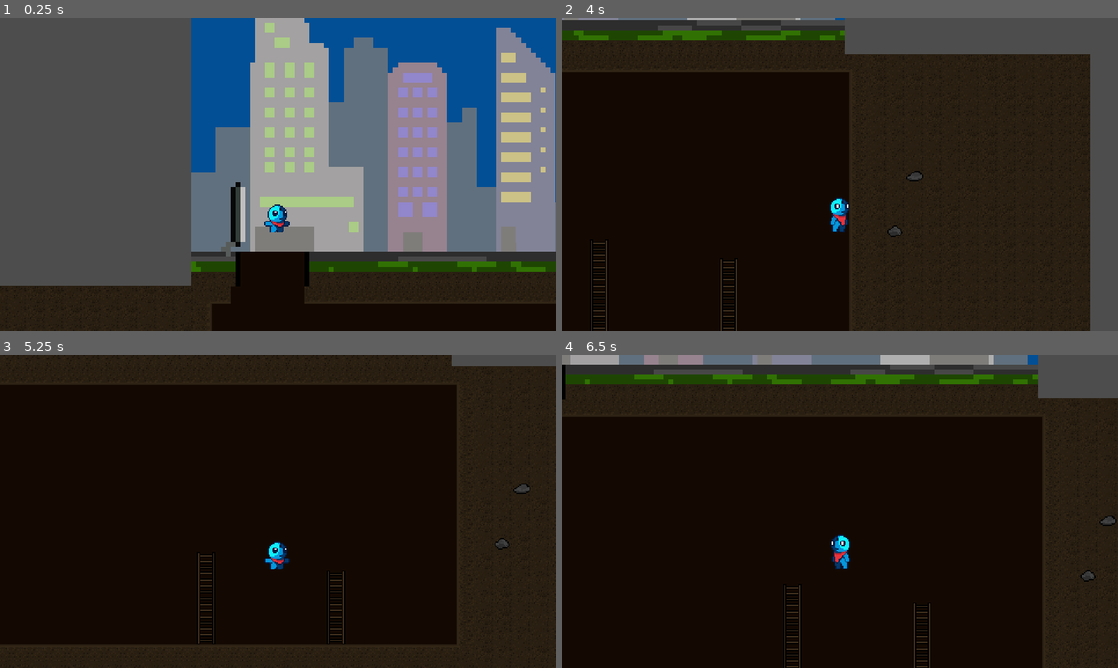
Above: before the commit, frames 1-4 (two rows, left to right).
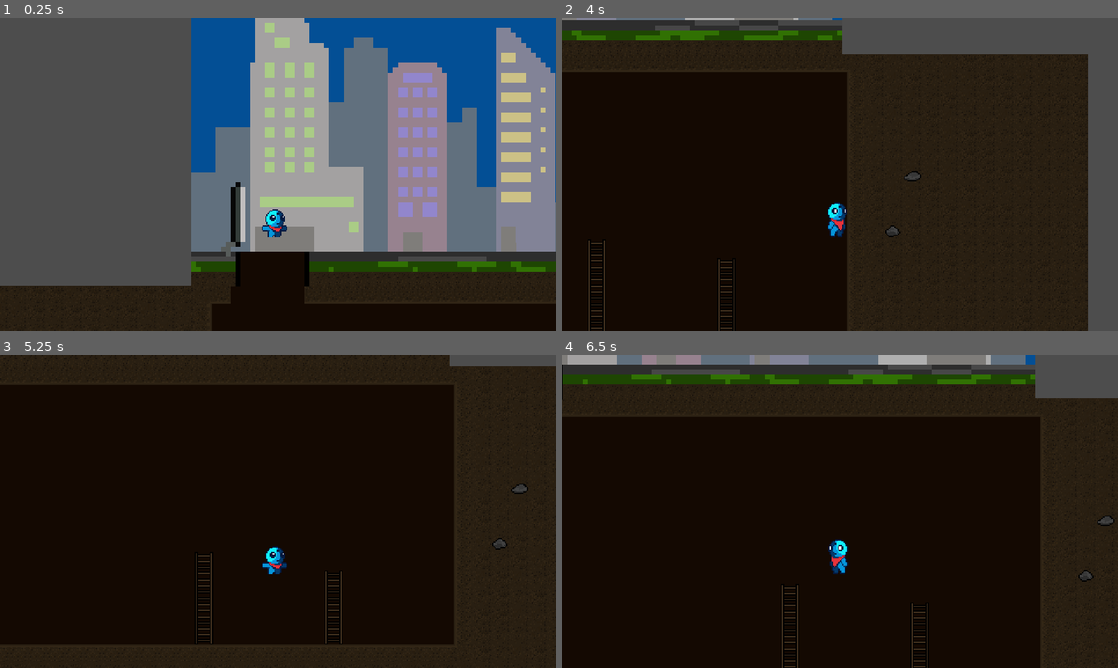
Above: after the commit, the same moments.

Repository: Final-Cake-Games/pirate-software-gamejam-14
Game: Godot game, scene res://scenes/test_level.tscn
Two runs of this game, one before a commit and one after it. Both use one fixed random seed, a clock stepped at 60 frames per second and the inputs below. The project has no main scene, so this scene is started directly.
Inputs:
- Up to frame 1 (0.25 s): no input
- Up to frame 2 (4 s): hold D (move_right) 0.53-2.03 s; tap Space (jump) at 0.77, 1.52, 3.02, 3.77 s; hold A (move_left) 2.03-2.78 s; hold D (move_right) from 2.78 s (still down)
- Up to frame 3 (5.25 s): release D (move_right) at 4.28 s; hold A (move_left) 4.28-5.03 s; tap Space (jump) at 4.52 s; hold D (move_right) from 5.03 s (still down)
- Up to frame 4 (6.5 s): release D (move_right) at 5.78 s; hold A (move_left) from 5.78 s (still down); tap Space (jump) at 6.02 s

The runs differ from the first frame. In frame 1, 0.3% of the frame differs, in the area x 47-53%, y 59-70%; in frame 2, 1.5%, in the area x 0-95%, y 0-100%; in frame 3, 1.0%; in frame 4, 1.5%.

Commit message:
Added our idle/walk animation

Diff:
--- a/scenes/player.tscn
+++ b/scenes/player.tscn
@@ -1,14 +1,17 @@
 [gd_scene load_steps=15 format=3 uid="uid://8v6t1lkk3nv8"]
 
 [ext_resource type="Script" path="res://scripts/player.gd" id="1_0awtb"]
-[ext_resource type="Texture2D" uid="uid://bpr7nwqliluff" path="res://assets/player_placeholder_assets/Dude_Monster_Run_6.png" id="1_hbhhr"]
-[ext_resource type="Texture2D" uid="uid://82qqee28k0s8" path="res://assets/player_placeholder_assets/Dude_Monster_Idle_4.png" id="1_sjqlr"]
+[ext_resource type="Texture2D" uid="uid://rg0bd7ynt5sp" path="res://assets/player_assets/animations/Walk/walkanim.png" id="2_1sgy2"]
+[ext_resource type="Texture2D" uid="uid://88dapo4uw4e3" path="res://assets/player_assets/animations/Idle/IdleAnim.png" id="2_8koua"]
 [ext_resource type="Texture2D" uid="uid://bm0eyuahyhejt" path="res://assets/player_placeholder_assets/Dude_Monster_Climb_4.png" id="2_88rtc"]
 [ext_resource type="Texture2D" uid="uid://bpbya1lvwvono" path="res://assets/player_placeholder_assets/Dude_Monster_Jump_8.png" id="2_sa5nv"]
 
+[sub_resource type="RectangleShape2D" id="RectangleShape2D_8d6dx"]
+size = Vector2(10, 26)
+
 [sub_resource type="CapsuleShape2D" id="CapsuleShape2D_wkphc"]
-radius = 8.0
-height = 26.0
+radius = 6.0
+height = 22.0
 
 [sub_resource type="Animation" id="Animation_jt8ua"]
 length = 0.001
@@ -79,7 +82,7 @@
 "times": PackedFloat32Array(0),
 "transitions": PackedFloat32Array(1),
 "update": 1,
-"values": [ExtResource("1_sjqlr")]
+"values": [ExtResource("2_8koua")]
 }
 tracks/1/type = "value"
 tracks/1/imported = false
@@ -149,7 +152,7 @@
 
 [sub_resource type="Animation" id="Animation_8m54f"]
 resource_name = "run"
-length = 0.60001
+length = 0.30001
 loop_mode = 1
 tracks/0/type = "value"
 tracks/0/imported = false
@@ -161,31 +164,31 @@
 "times": PackedFloat32Array(0),
 "transitions": PackedFloat32Array(1),
 "update": 1,
-"values": [ExtResource("1_hbhhr")]
-}
-tracks/1/type = "value"
-tracks/1/imported = false
-tracks/1/enabled = true
-tracks/1/path = NodePath("Sprite2D:hframes")
-tracks/1/interp = 1
-tracks/1/loop_wrap = true
-tracks/1/keys = {
-"times": PackedFloat32Array(0),
-"transitions": PackedFloat32Array(1),
-"update": 1,
-"values": [6]
-}
-tracks/2/type = "value"
-tracks/2/imported = false
-tracks/2/enabled = true
-tracks/2/path = NodePath("Sprite2D:frame")
-tracks/2/interp = 1
-tracks/2/loop_wrap = true
-tracks/2/keys = {
-"times": PackedFloat32Array(0, 0.1, 0.2, 0.3, 0.4, 0.5),
-"transitions": PackedFloat32Array(1, 1, 1, 1, 1, 1),
-"update": 1,
-"values": [0, 1, 2, 3, 4, 5]
+"values": [ExtResource("2_1sgy2")]
+}
+tracks/1/type = "value"
+tracks/1/imported = false
+tracks/1/enabled = true
+tracks/1/path = NodePath("Sprite2D:hframes")
+tracks/1/interp = 1
+tracks/1/loop_wrap = true
+tracks/1/keys = {
+"times": PackedFloat32Array(0),
+"transitions": PackedFloat32Array(1),
+"update": 1,
+"values": [3]
+}
+tracks/2/type = "value"
+tracks/2/imported = false
+tracks/2/enabled = true
+tracks/2/path = NodePath("Sprite2D:frame")
+tracks/2/interp = 1
+tracks/2/loop_wrap = true
+tracks/2/keys = {
+"times": PackedFloat32Array(0, 0.1, 0.2),
+"transitions": PackedFloat32Array(1, 1, 1),
+"update": 1,
+"values": [0, 1, 2]
 }
 
 [sub_resource type="Animation" id="Animation_yt38p"]
@@ -239,21 +242,26 @@
 "run": SubResource("Animation_8m54f")
 }
 
-[sub_resource type="RectangleShape2D" id="RectangleShape2D_8d6dx"]
-size = Vector2(10, 29)
-
 [node name="Player" type="CharacterBody2D"]
 z_index = 999
 collision_layer = 2
 script = ExtResource("1_0awtb")
 
+[node name="LadderCheck" type="Area2D" parent="."]
+collision_layer = 2
+collision_mask = 4
+
+[node name="CollisionShape2D" type="CollisionShape2D" parent="LadderCheck"]
+position = Vector2(0, -11)
+shape = SubResource("RectangleShape2D_8d6dx")
+
 [node name="CollisionShape2D" type="CollisionShape2D" parent="."]
-position = Vector2(0, -13)
+position = Vector2(0, -11)
 shape = SubResource("CapsuleShape2D_wkphc")
 
 [node name="Sprite2D" type="Sprite2D" parent="."]
-position = Vector2(0, -16)
-texture = ExtResource("2_88rtc")
+position = Vector2(-2, -12)
+texture = ExtResource("2_8koua")
 hframes = 4
 
 [node name="AnimationPlayer" type="AnimationPlayer" parent="."]
@@ -265,13 +273,5 @@
 [node name="Camera2D" type="Camera2D" parent="."]
 offset = Vector2(0, -50)
 
-[node name="LadderCheck" type="Area2D" parent="."]
-collision_layer = 2
-collision_mask = 4
-
-[node name="CollisionShape2D" type="CollisionShape2D" parent="LadderCheck"]
-position = Vector2(-1, -13.5)
-shape = SubResource("RectangleShape2D_8d6dx")
-
 [connection signal="body_entered" from="LadderCheck" to="." method="_on_ladder_check_body_entered"]
 [connection signal="body_exited" from="LadderCheck" to="." method="_on_ladder_check_body_exited"]
